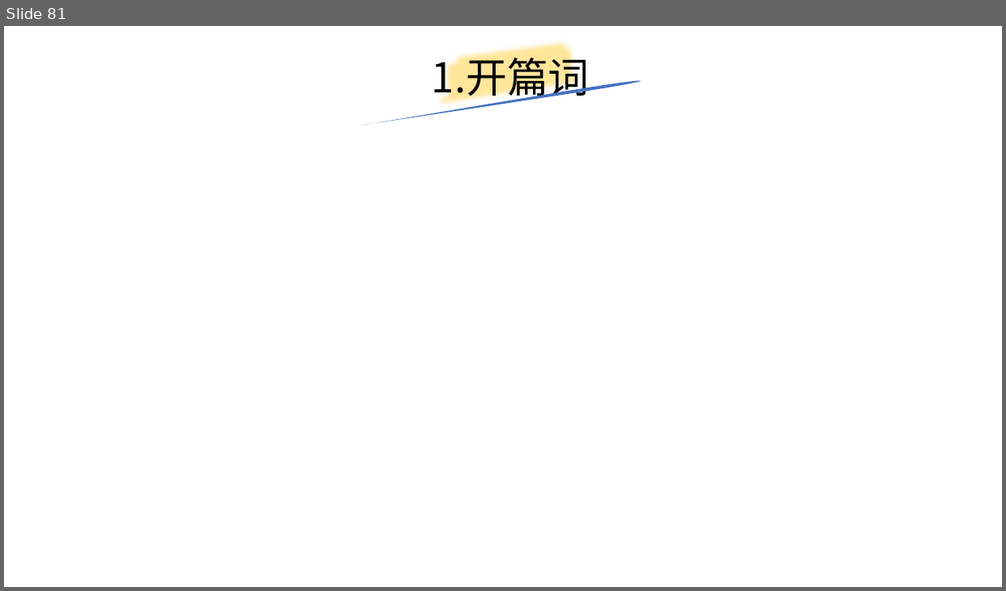
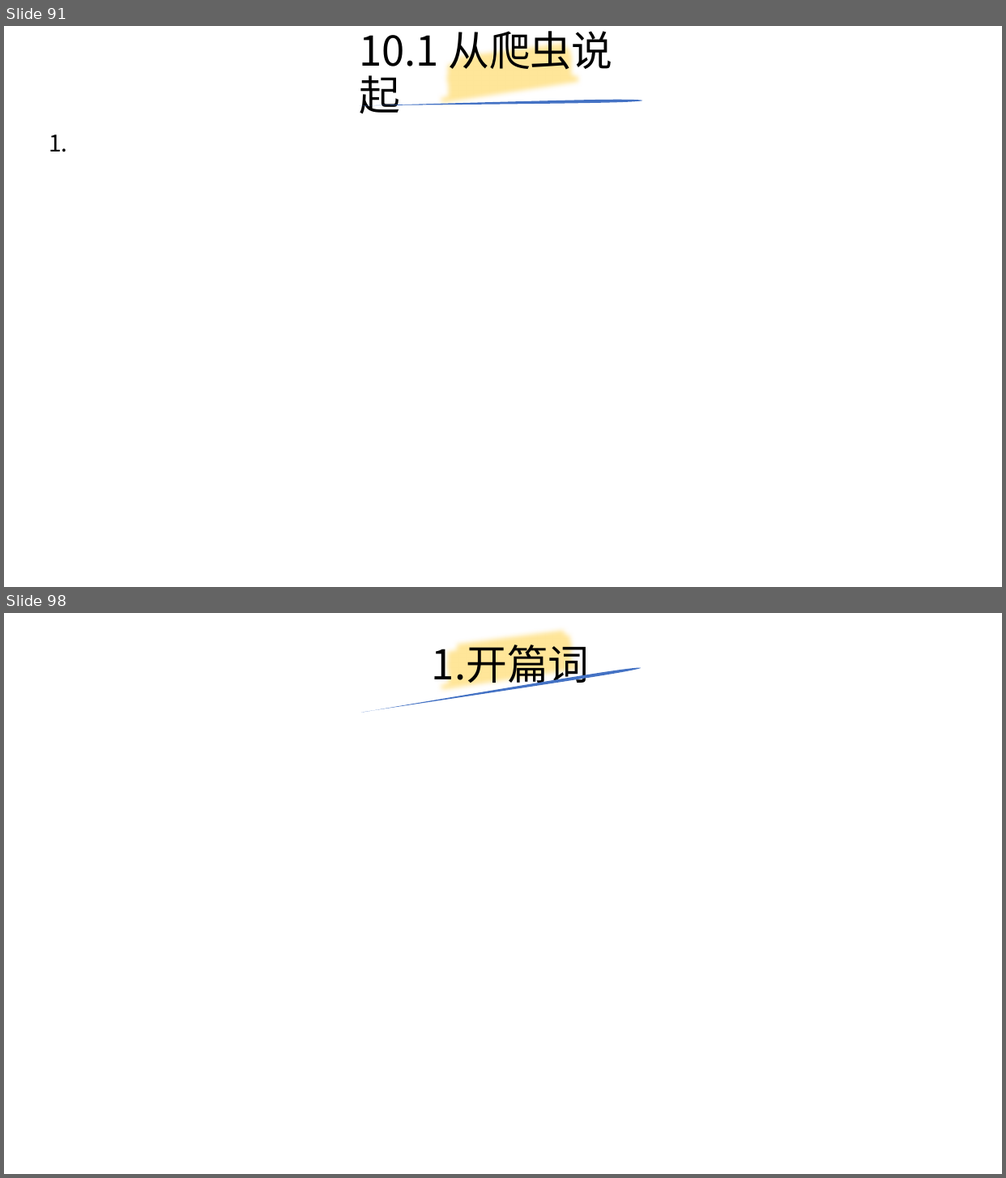
Before and after one commit to yiwenliu/CorePython, a slide deck: PPT/CorePython.pptx. Shown one above the other, each under a label of ours: slide 81 before the commit, slides 91 and 98 after it; the slides between them are not shown. The pictures are 1006x591 and 1006x1178 pixels, drawn with LibreOffice and Linux fonts; fonts in the diff are those of the drawing. Boxes give left, top, right and bottom in pixels: in the first picture for what was removed or moved away, otherwise in the second. Text is boxed around its words. In the diff, an @@ line names an element or a change of style, - is before the commit and + after.

```diff
--- a/PPT/CorePython.pptx
+++ b/PPT/CorePython.pptx
@@ slide 91 added at box(4, 26, 1002, 587), background #FFFFFF @@
@@ title added at box(359, 26, 612, 114), 39.6 pt, text #000000 @@
+10.1 从爬虫说起
@@ freeform shape added at box(436, 26, 588, 125), outline #FFE699 16 pt @@
@@ freeform shape added at box(360, 100, 642, 105), fill #4472C4 @@
@@ text added at box(49, 135, 67, 152), 22 pt, text #000000 @@
+1.
@@ what was slide 81 is now slide 98 @@
```
Also in this commit, not shown: 7 slides changed, 16 other slides added, 6 other files.
